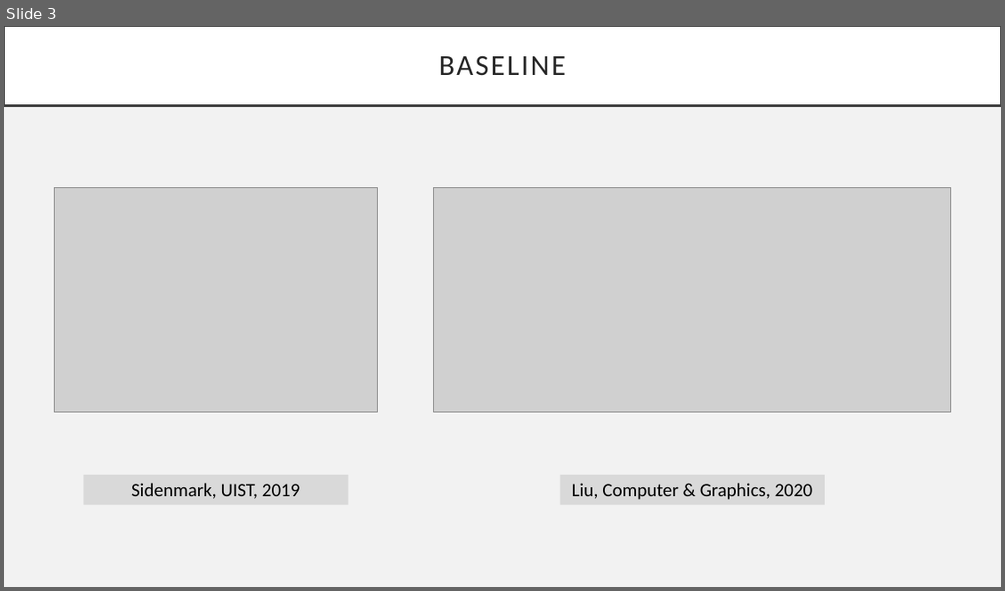
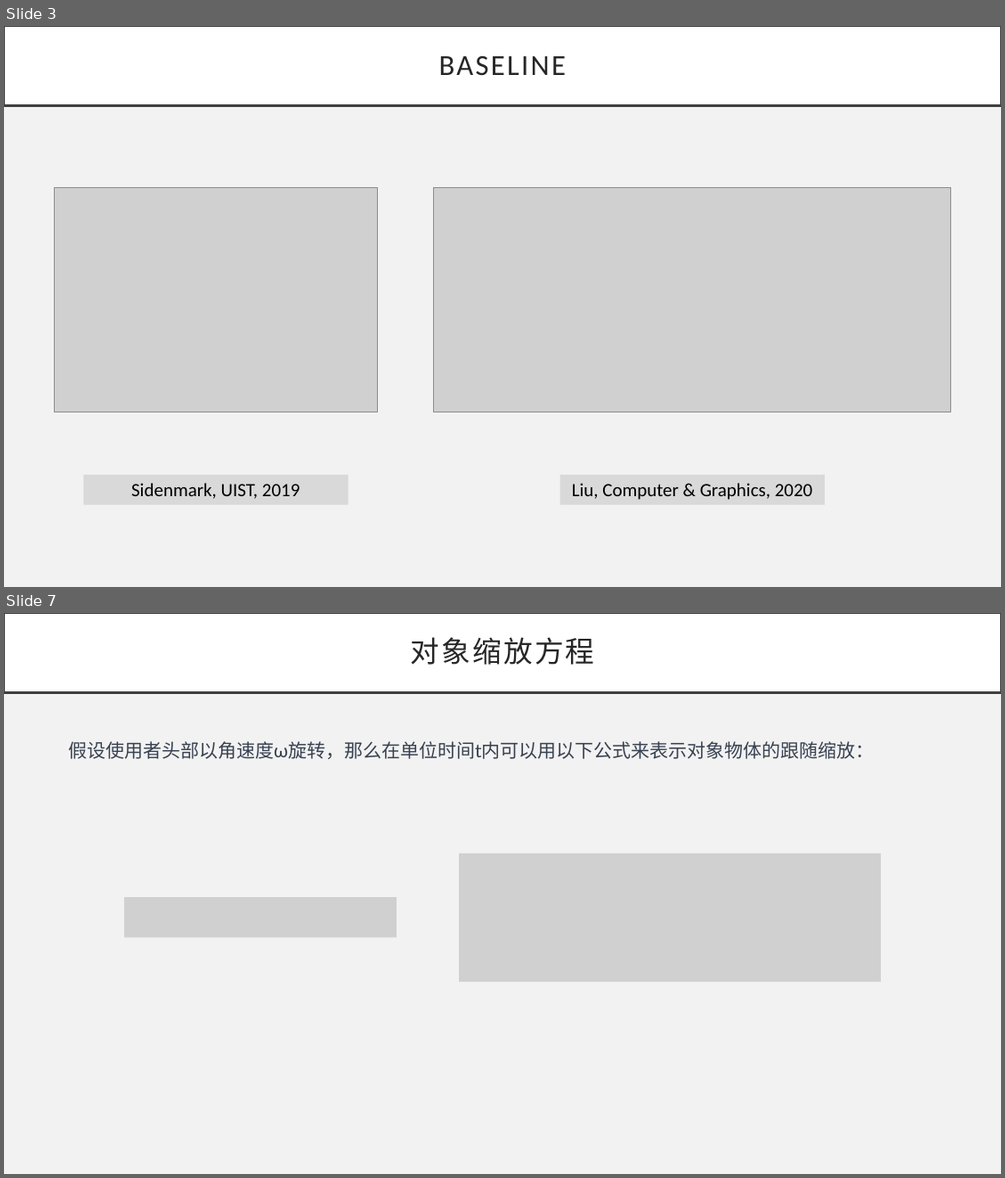
Before and after one commit to lorenz-liu/gaze-dominant-manipulation, a slide deck: PAPERWORK/组会PPT/第一次组会.pptx. Shown one above the other, each under a label of ours: slide 3 before the commit, slides 3 and 7 after it; the slides between them are not shown. The pictures are 1005x591 and 1005x1178 pixels, drawn with LibreOffice and Linux fonts; fonts in the diff are those of the drawing; grey boxes stand for pictures. Boxes give left, top, right and bottom in pixels: in the first picture for what was removed or moved away, otherwise in the second. Text is boxed around its words. In the diff, an @@ line names an element or a change of style, - is before the commit and + after.

```diff
--- a/PAPERWORK/组会PPT/第一次组会.pptx
+++ b/PAPERWORK/组会PPT/第一次组会.pptx
@@ slide 7 added at (4, 613, 1001, 1174), background #F2F2F2 @@
@@ title added at (4, 613, 1001, 693), fill #FFFFFF, outline #404040 2.5 pt, 28 pt, text #262626 @@
+对象缩放方程
@@ text added at (68, 741, 874, 759), 18 pt, text #374151 @@
+假设使用者头部以角速度ω旋转，那么在单位时间t内可以用以下公式来表示对象物体的跟随缩放：
@@ picture added at (460, 853, 882, 981) @@
@@ picture added at (124, 897, 396, 938) @@
```
Also in this commit, not shown: 3 slides changed, 1 other slide added.
